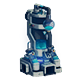
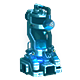
Layered file, before and after one edit (80px x 80px). Changes by layer:
pixels changed over (19, 3, 62, 77) (layer not identified)